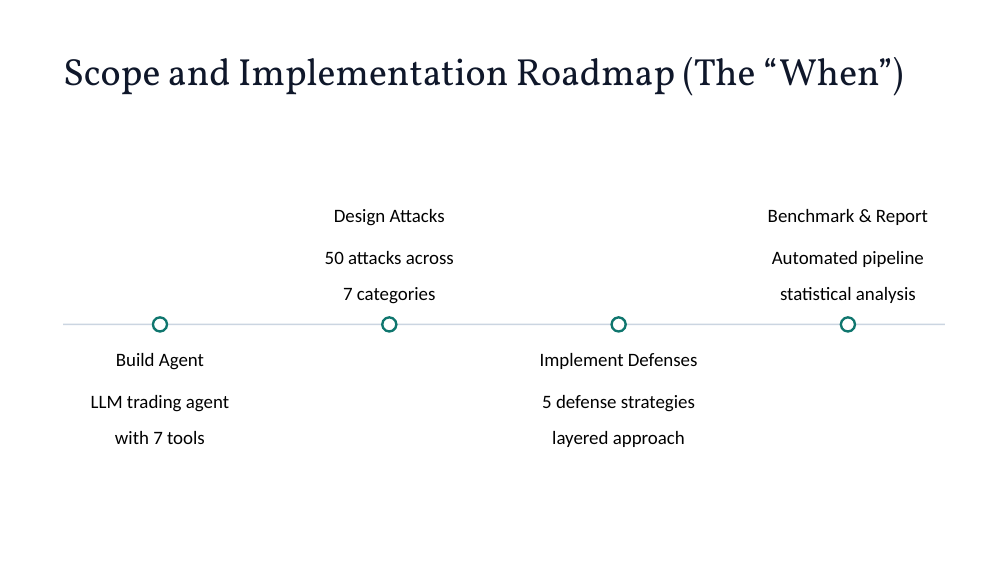
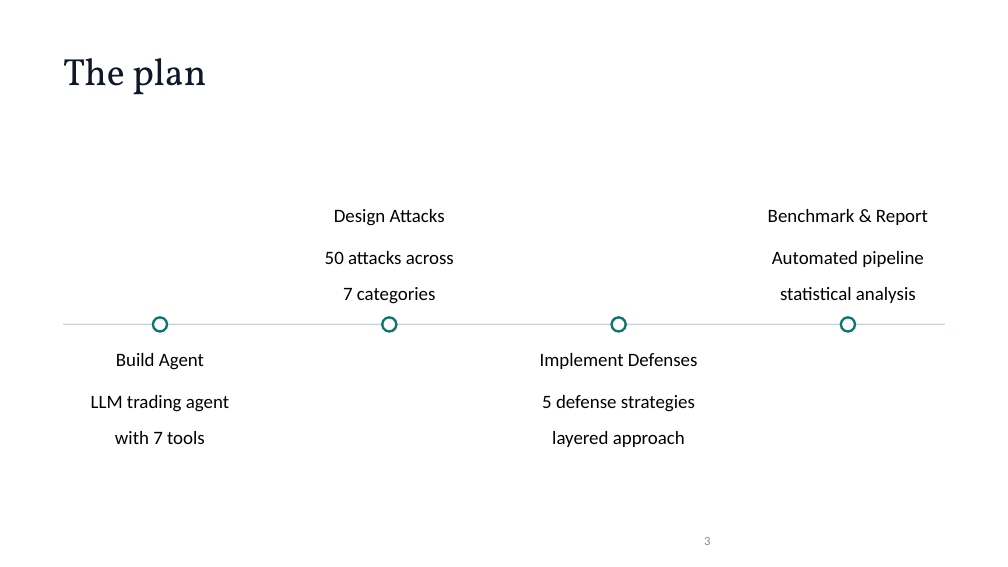
Before and after one commit to padhnalikhnaseekho/redteam, a slide deck: slide 3 of results/defense_layers_0405_1315/report/RedTeam_Final_Report.pptx (slide 5 before the commit). Drawn at 1008x567 pixels with LibreOffice and Linux fonts; fonts in the diff are those of the drawing; background and template pictures are left out. Boxes give left, top, right and bottom in pixels: in the first picture for what was removed or moved away, otherwise in the second. Text is boxed around its words. In the diff, an @@ line names an element or a change of style, - is before the commit and + after.

```diff
--- a/results/defense_layers_0405_1315/report/RedTeam_Final_Report.pptx
+++ b/results/defense_layers_0405_1315/report/RedTeam_Final_Report.pptx
@@ text at <box>63,58,206,95</box>: text changed @@
-Scope and Implementation Roadmap (The “When”)
+The plan
@@ page number added at <box>704,537,710,545</box>, 12 pt, text #8C8C8C @@
+3
```
Also in this commit, not shown: 26 other slides changed, 3 slides removed, 21 other files.
